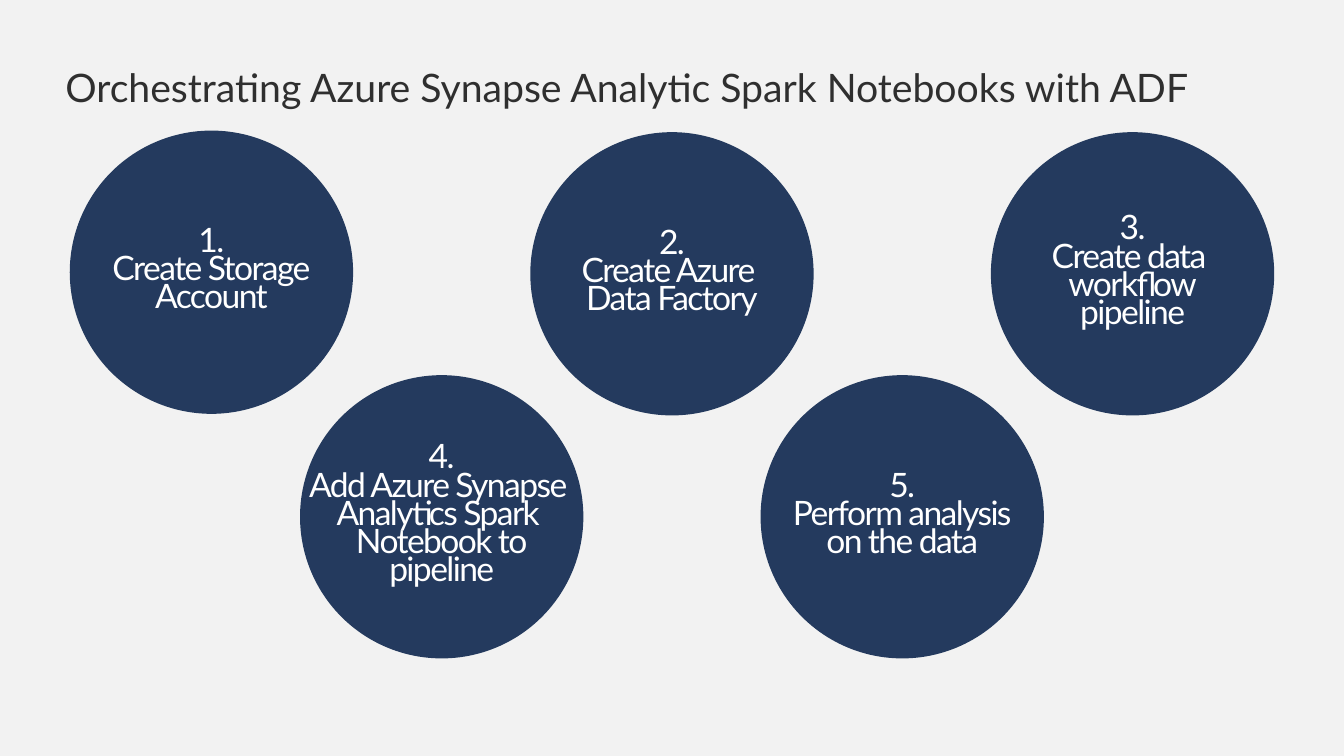
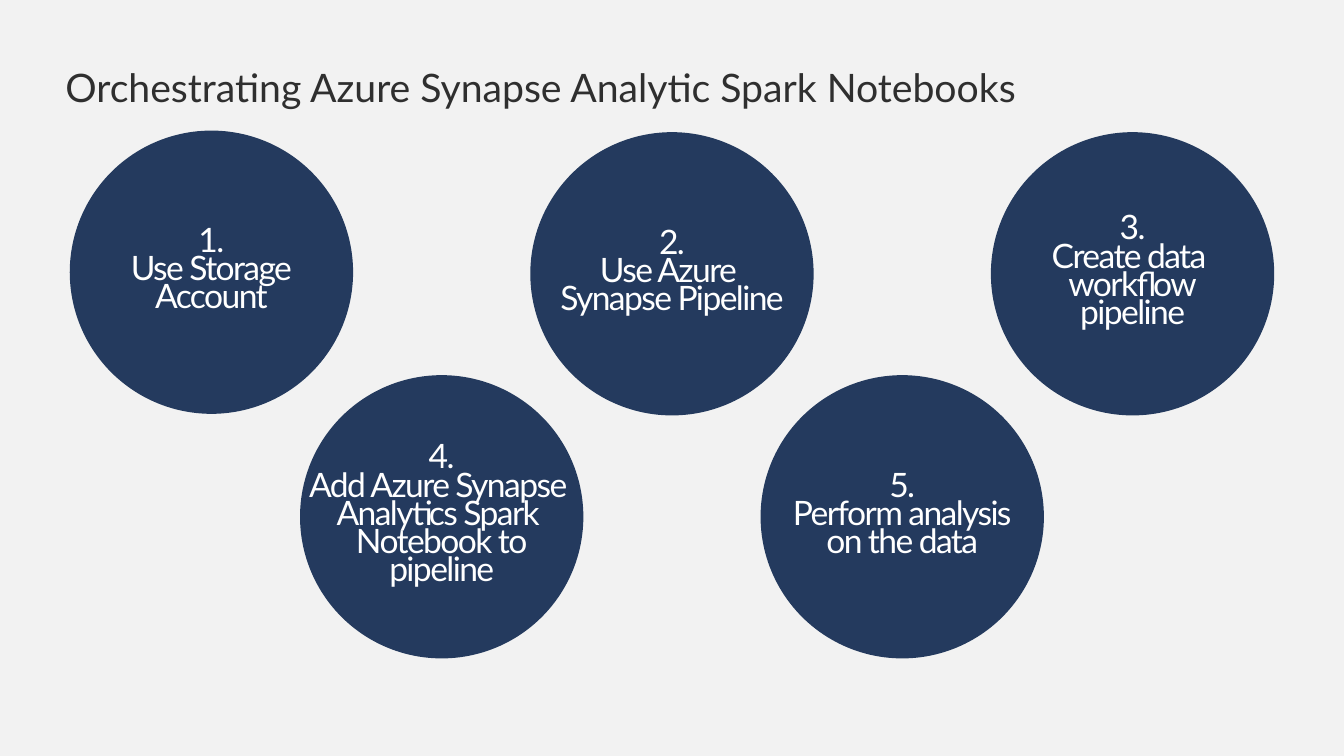
Before and after one commit to rutvikk99/synapse, a slide deck: slide 15 of PowerPoint/Session04-Building automated data integration pipelines with Azure Synapse Pipelines.potx. Drawn at 1344x756 pixels with LibreOffice and Linux fonts; fonts in the diff are those of the drawing; background and template pictures are left out. Boxes give left, top, right and bottom in pixels: in the first picture for what was removed or moved away, otherwise in the second. Text is boxed around its words. In the diff, an @@ line names an element or a change of style, - is before the commit and + after.

```diff
--- a/PowerPoint/Session04-Building automated data integration pipelines with Azure Synapse Pipelines.potx
+++ b/PowerPoint/Session04-Building automated data integration pipelines with Azure Synapse Pipelines.potx
@@ title at [65,73,1016,109]: text changed @@
-Orchestrating Azure Synapse Analytic Spark Notebooks with ADF
+Orchestrating Azure Synapse Analytic Spark Notebooks
@@ text in ellipse at [131,251,292,286]: text changed @@
-Create Storage
+Use Storage
@@ text in ellipse at [560,253,784,316]: text changed @@
-Create Azure
-Data Factory
+Use Azure
+Synapse Pipeline
```
Also in this commit, not shown: 2 other slides changed, 3 other files.
